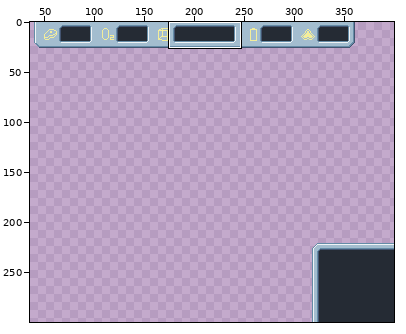
Edited in one commit: sprite sheet (data/images/space-ui.png). The picture above shows the old version from afar; the outline marks the close-up.
Close-up. Before the edit:
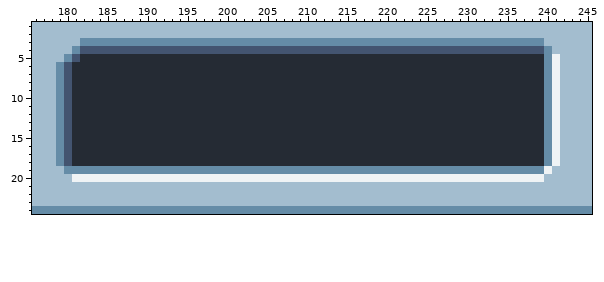
The file is 400x300 pixels. Shown: x 176..245, y 1..24. The wide view leaves out empty margins. The commit also changed other parts of the picture, which this record leaves out.
Once edited:
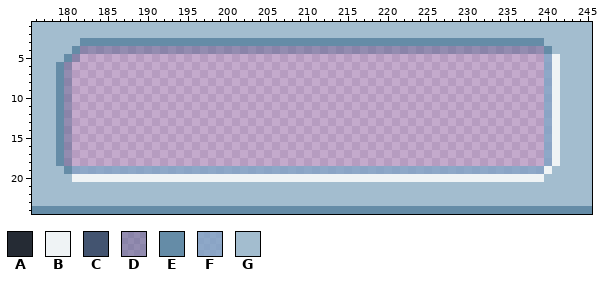
Palette (. is transparent): A #252b34  B #eff3f5  C #435470  D #49608666  E #658ca7  F #7aa7c7bb  G #a3bdcf
The exact change:
The author changed colour C to colour D in row 4 at x 182 to 239; in row 5 at x 181; in rows 6 to 18 at x 180.
The author changed colour E to colour F in rows 5 to 18 at x 240; in row 19 at x 181 to 239.
The author cleared colour A in row 5 at x 182 to 239; in rows 6 to 18 at x 181 to 239.
Where, in picture pixels (left, top, right, bottom), the same in both close-ups:
changed: (64, 46, 552, 174)
